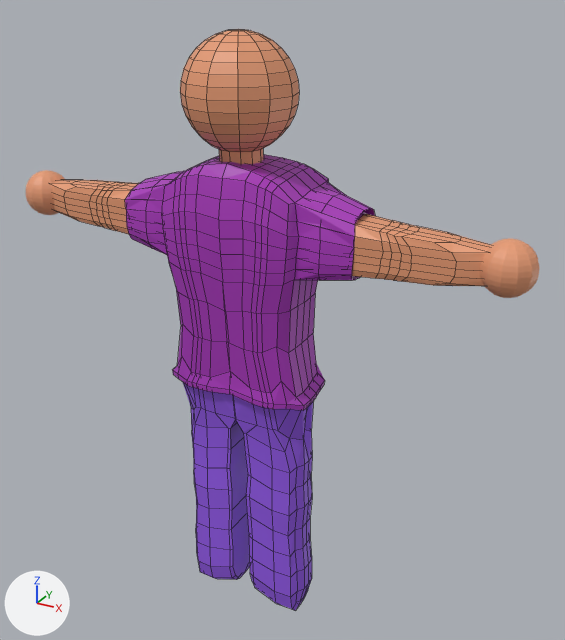
The Blender file model/doll.blend: old version first, new version second.
Rendered twice from a 50 mm camera at (4.8, -7.74, 8.34) aimed at (0.35, 0.37, 4.29). Lighting does not change. The marker at lower left points along +X, +Y and +Z. The picture after the commit comes second. Mesh edges are drawn as thin lines on the coarser meshes.
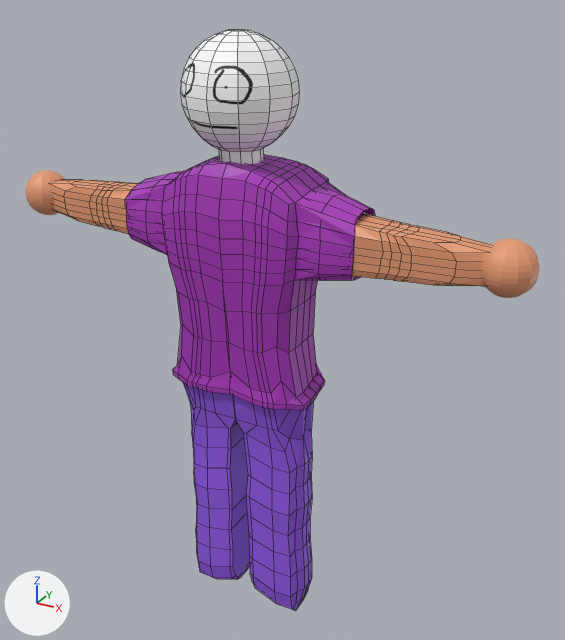
What differs and where, as boxes [x1, y1, x2, y2] in the pictures (565 x 640 px):
'Sphere', recoloured (orange to white)
    both: [180, 29, 299, 164]

What the commit changed:
Picture 'Untitled.002' (img_untitled_002) is new.
Material 'skinhead' (mat_skinhead) is new.
Its texture is img_untitled_002.
me_sphere has 194 vertices, 204 faces and spans x -1.0..1.0, y -0.96..1.04, z -1.27..1.0.
me_sphere no longer uses material mat_skin (orange #e79b73).
me_sphere gains material mat_skinhead (picture img_untitled_002).
